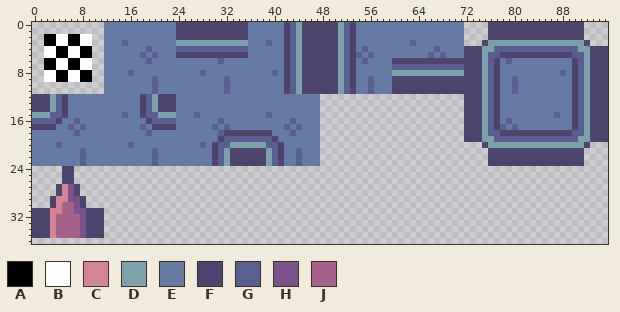
A sprite sheet gets an edit: TowerOfDreams/tilesets/tTileset/output_tileset.png. The picture above was drawn from the file before the commit.
The file is 96x96 pixels. Shown: x 0..95, y 0..36.
Palette (. is transparent): A #000000  B #ffffff  C #d38595  D #7ba1ab  E #657ba3  F #4d456d  G #5a5f92  H #795389  J #a4628a
Pixels before (only the part around the change), first column x 2:
 9 BBAABBAA..EEEEEEEEGEEEEEEEEEEEGEEEEEEEEEFGDFFFFFFDGFEEGEEEFFFFFFFFFFFF
10 ..........EEEEEEEEGEEEEEEEEEEEGEEEEEEEEEFGDFFFFFFDGFEEGEEEFFFFFFFFFFFF
11 ..........EEEEEEEEGEEEEEEEEEEEGEEEEEEEEEFGDFFFFFFDGFEEGEEEFFFFFFFFFFFF
12 FDGFEEEEEEEEEEEEFGDFFFEEEEEEEEEEEEEEEEEEEEEEEE........................
13 FDGFEEEEEEEEEEEEFGDFFFEEEEEEEEEEEEEEEEEEEEEEEE........................
14 FDGFEEEEEEEEEEEEFGDFFFEEEEEEEEEEEEEEEEEEEEEEEE........................
15 DGGFEEEEEEEEEGEEFGGDDDEEEGEEEEEEEEEEEGEEEEEEEE........................
16 GGFEEGEEEEEEEEEEEFGGGGEEEEEEEGEEEEEEEEEEEGEEEE........................
17 FFEEGEGEEEEEEEEEGEFFFFEEEEEEGEGEEEEEEEEEGEGEEE........................
18 EEEEEGEEEEEEEEEEEGEEEEEEEEEEEGFFFFFFFFEEEGEEEE........................
19 EEEEEEEEEEEEEEEEEEEEEEEEEEEEEFGGGGGGGGFEEEEEEE........................
20 EEGEEEEEEEEEEEGEEEEEEEEEEEGEFGGDDDDDDGGFEEEEEE........................
21 EEEEEEGEEEEEEEEEEEGEEEEEEEEEFGDFFFFFFDGFEEGEEE........................
22 EEEEEEGEEEEEEEEEEEGEEEEEEEEEFGDFFFFFFDGFEEGEEE........................
23 EEEEEEGEEEEEEEEEEEGEEEEEEEEEFGDFFFFFFDGFEEGEEE........................
24 ...FF.................................................................
25 ...FF.................................................................
26 ...FF.................................................................
27 ..FCHF................................................................
28 ..FCHF................................................................
29 .FCCHHF...............................................................
30 .FCJJHF...............................................................
31 FCCJJHHFFF............................................................
32 FCJJJJHFFF............................................................
33 FCJJJJHFFF............................................................
34 FCJJJJHFFF............................................................
35 FCJJJJHFFF............................................................
36 ......................................................................
After:
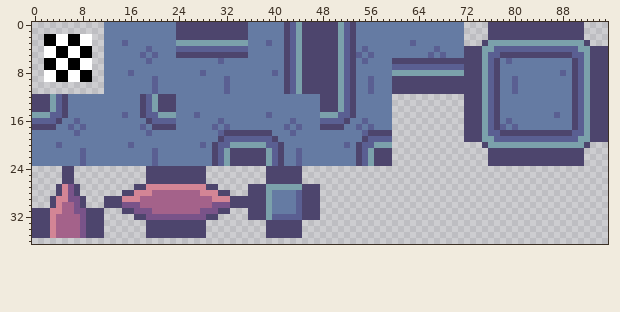
Changes in this commit:
The author put colour C in row 27 at x 19 to 28; in row 28 at x 17 to 19 and 28 to 30; in row 29 at x 15 to 17 and 30 to 32.
The author put colour D in rows 12 to 14 at x 51; in row 15 at x 48 to 50; in row 20 at x 57 to 59; in rows 21 to 23 at x 56; in row 27 at x 39 to 44; in rows 28 to 32 at x 39.
The author put colour E in rows 12 to 15 at x 54 to 59; in row 16 at x 53 to 54 and 56 to 59; in row 17 at x 52 to 53, 55 and 57 to 59; in rows 18 to 19 at x 48 to 54; in row 20 at x 48 to 51 and 53; in rows 21 to 23 at x 48 to 53.
The author put colour E in rows 28 to 31 at x 40 to 43.
The author put colour F in rows 12 to 14 at x 48 to 50 and 53; in row 15 at x 53; in row 16 at x 52; in row 17 at x 48 to 51; in row 18 at x 56 to 59; in row 19 at x 55.
The author put colour F in row 20 at x 54; in rows 21 to 23 at x 54 and 57 to 59; in rows 24 to 26 at x 19 to 28 and 39 to 44; in row 27 at x 17 to 18, 29 to 30, 36 to 38 and 45 to 47; in row 28 at x 15 to 16, 31 to 32, 36 to 38 and 45 to 47; in rows 29 to 30 at x 12 to 14, 33 to 38 and 45 to 47.
The author put colour F in row 31 at x 15 to 16, 31 to 32, 36 to 38 and 45 to 47; in row 32 at x 17 to 18, 29 to 30, 36 to 38 and 45 to 47; in rows 33 to 35 at x 19 to 28 and 39 to 44.
The author put colour G in rows 12 to 14 at x 52; in row 15 at x 51 to 52; in row 16 at x 48 to 51 and 55; in row 17 at x 54 and 56; in row 18 at x 55; in row 19 at x 56 to 59.
The author put colour G in row 20 at x 52 and 55 to 56; in rows 21 to 23 at x 55; in rows 28 to 31 at x 44; in row 32 at x 40 to 44.
The author put colour H in row 30 at x 15 to 17 and 30 to 32; in row 31 at x 17 to 19 and 28 to 30; in row 32 at x 19 to 28.
The author put colour J in row 28 at x 20 to 27; in rows 29 to 30 at x 18 to 29; in row 31 at x 20 to 27.
Pixel boxes of the changes (left, top, right, bottom) in both pictures:
added: (320, 94, 392, 166)
added: (104, 166, 320, 238)
